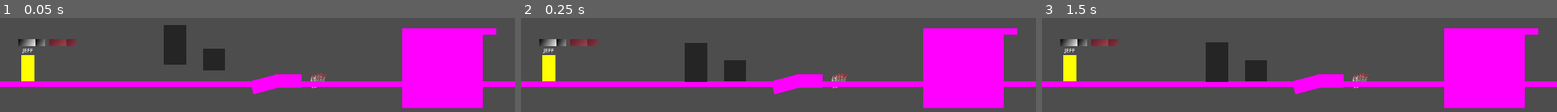
Above: before the commit, frames 1-3 (left to right).
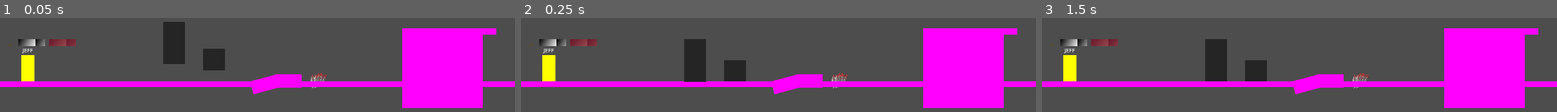
Above: after the commit, the same moments.

Repository: M4przybysz/Kamen-z-serca
Game: Godot game, scene res://src/test_elements/levels/programmers_playground.tscn
The game is run twice, just before and just after one commit, with the same random seed, the same clock (stepped at 60 frames per second) and the same inputs. This scene is started directly instead of the project's main scene.
Inputs (mouse positions are in pixels of both pictures, inside the frame that each line leads up to):
- Up to frame 1 (0.05 s): no input
- Up to frame 2 (0.25 s): no input
- Up to frame 3 (1.5 s): tap Enter at 0.5 s; move the mouse to (1273, 109) at 0.52 s; hold D (move_right) from 0.53 s (still down); tap E (action) at 0.6 s; tap Space (jump) at 0.77, 1.07, 1.25 s; tap Middle mouse button (throw) at 0.8, 1.35 s; move the mouse to (1454, 95) at 1.27 s

The runs differ from the first frame. In frame 1, 0.3% of the frame differs, in the area x 31-37%, y 4-50%; in frame 2, 0.3%; in frame 3, 0.3%.
Error in both runs: Invalid access to property or key 'global_position' on a base object of type 'null instance'. (res://src/enemies/mud_mummy/mud_mummy.gd:216)

Commit message:
FIxed feaathers and pillars

Diff:
--- a/game/src/enemies/mud_mummy/mud_mummy.tscn
+++ b/game/src/enemies/mud_mummy/mud_mummy.tscn
@@ -187,8 +187,8 @@
 }]
 
 [node name="MudMummy" type="CharacterBody2D"]
-collision_layer = 16
-collision_mask = 16
+collision_layer = 48
+collision_mask = 48
 script = ExtResource("1_ri1ep")
 
 [node name="Timers" type="Node" parent="."]
--- a/game/src/gameplay/gameplay.tscn
+++ b/game/src/gameplay/gameplay.tscn
@@ -16,7 +16,7 @@
 gameplay = NodePath("../../..")
 
 [node name="Player" parent="." instance=ExtResource("1_m47ch")]
-position = Vector2(20509, 2235)
+position = Vector2(14008, 1445)
 
 [node name="Camera2D" type="Camera2D" parent="Player"]
 position = Vector2(7.39098e-06, 1.50204e-05)
--- a/game/src/player/feather/feather.gd
+++ b/game/src/player/feather/feather.gd
@@ -5,28 +5,40 @@
 @onready var cooldown_timer: Timer = $CooldownTimer
 @onready var hitbox_collision: CollisionShape2D = $Hitbox/CollisionShape2D
 
-@export var flight_time:  = 1
-@export var cooldown: float = 2
+@export var flight_time: float = 1.0
+@export var cooldown: float = 2.0
 @export var speed: int = 550
 
 var isThrown: bool = false
 var isOnCooldown: bool = false
-var flight_direction = 1
+var flight_direction: int = 1
+var reset = false
 
 func _ready() -> void:
 	flight_timer.wait_time = flight_time
 	cooldown_timer.wait_time = cooldown
-	reset_fether()
+	visible = false
+	hitbox_collision.disabled = true
 
 func _process(delta: float) -> void:
-	if !isThrown:
-		pass
-	else:
+	if isThrown:
 		global_position.x += (flight_direction * speed - player.velocity.x) * delta
 		global_position.y -= player.velocity.y * delta
+		print(global_position)
 
-func throw(direction):
+	if reset:
+		global_position = player.global_position
+		isThrown = false
+		visible = false
+		hitbox_collision.disabled = true
+		reset = false
+
+func throw(direction: int) -> void:
+	if isOnCooldown:
+		return
+
 	flight_direction = direction
+	global_position = player.global_position  # Start from player position
 	visible = true
 	hitbox_collision.disabled = false
 	isThrown = true
@@ -35,20 +47,14 @@
 	cooldown_timer.start()
 
 func _on_flight_timer_timeout() -> void:
-	reset_fether()
 	flight_timer.stop()
+	reset = true
 
 func _on_cooldown_timer_timeout() -> void:
+	cooldown_timer.stop()
 	isOnCooldown = false
-	cooldown_timer.stop()
-	cooldown_timer.wait_time = cooldown
 
-func _on_hitbox_body_entered(_body: Node2D) -> void:
-	reset_fether()
-	flight_timer.stop()
-
-func reset_fether() -> void:
-	isThrown = false
-	visible = false
-	hitbox_collision.disabled = true
-	global_position = player.global_position
+func _on_hitbox_body_entered(body: Node2D) -> void:
+	if !body.is_in_group("player"):
+		flight_timer.stop()
+		reset = true
--- a/game/src/player/feather/feather.tscn
+++ b/game/src/player/feather/feather.tscn
@@ -15,7 +15,7 @@
 
 [node name="Hitbox" type="Area2D" parent="."]
 collision_layer = 4
-collision_mask = 53
+collision_mask = 52
 
 [node name="CollisionShape2D" type="CollisionShape2D" parent="Hitbox"]
 rotation = 1.5708
--- /dev/null
+++ b/game/src/templates/puzzles/pillar.gd
@@ -0,0 +1,24 @@
+extends RigidBody2D
+
+var left_check: bool = false
+var right_check: bool = false
+
+
+# Called every frame. 'delta' is the elapsed time since the previous frame.
+func _process(_delta: float) -> void:
+	if right_check && left_check:
+		freeze = true
+	else:
+		freeze = false
+
+func _on_left_check_body_entered(_body: Node2D) -> void:
+	left_check = true
+
+func _on_right_check_body_entered(_body: Node2D) -> void:
+	right_check = true
+
+func _on_left_check_body_exited(_body: Node2D) -> void:
+	left_check = false
+
+func _on_right_check_body_exited(_body: Node2D) -> void:
+	right_check = false
--- a/game/src/templates/puzzles/pillar.tscn
+++ b/game/src/templates/puzzles/pillar.tscn
@@ -1,34 +1,54 @@
-[gd_scene load_steps=2 format=3 uid="uid://h673kowl7hhg"]
+[gd_scene load_steps=5 format=3 uid="uid://dnc0aw0gl43a4"]
+
+[ext_resource type="Script" path="res://src/templates/puzzles/pillar.gd" id="1_mbvpu"]
 
 [sub_resource type="RectangleShape2D" id="RectangleShape2D_n0oo6"]
-size = Vector2(80, 80)
+size = Vector2(80, 160)
 
-[node name="PushableObject3" type="RigidBody2D" groups=["pushable_object"]]
-position = Vector2(17136, 1508)
+[sub_resource type="RectangleShape2D" id="RectangleShape2D_t8ytv"]
+size = Vector2(10, 140)
+
+[sub_resource type="RectangleShape2D" id="RectangleShape2D_gryhx"]
+size = Vector2(10, 140)
+
+[node name="Pillar" type="RigidBody2D" groups=["pushable_object"]]
 collision_layer = 32
 collision_mask = 32
 gravity_scale = 3.0
 lock_rotation = true
-continuous_cd = 2
+script = ExtResource("1_mbvpu")
 
 [node name="ColorRect" type="ColorRect" parent="."]
-offset_left = -39.0
-offset_top = -68.0
-offset_right = 41.0
-offset_bottom = 12.0
-scale = Vector2(1.04635, 1.85819)
+offset_left = -40.0
+offset_top = -80.0
+offset_right = 40.0
+offset_bottom = 80.0
 color = Color(0.144063, 0.144063, 0.144062, 1)
 metadata/_edit_use_anchors_ = true
 
 [node name="TextureRect" type="TextureRect" parent="."]
 offset_left = -40.0
-offset_top = -68.0
+offset_top = -80.0
 offset_right = 40.0
-offset_bottom = 12.0
-scale = Vector2(1.06665, 1.83618)
+offset_bottom = 80.0
 metadata/_edit_use_anchors_ = true
 
 [node name="CollisionShape2D2" type="CollisionShape2D" parent="."]
-position = Vector2(3, 6)
-scale = Vector2(1.00802, 1.82972)
 shape = SubResource("RectangleShape2D_n0oo6")
+
+[node name="LeftCheck" type="Area2D" parent="."]
+
+[node name="CollisionShape2D" type="CollisionShape2D" parent="LeftCheck"]
+position = Vector2(-45, 0)
+shape = SubResource("RectangleShape2D_t8ytv")
+
+[node name="RightCheck" type="Area2D" parent="."]
+
+[node name="CollisionShape2D" type="CollisionShape2D" parent="RightCheck"]
+position = Vector2(45, 0)
+shape = SubResource("RectangleShape2D_gryhx")
+
+[connection signal="body_entered" from="LeftCheck" to="." method="_on_left_check_body_entered"]
+[connection signal="body_exited" from="LeftCheck" to="." method="_on_left_check_body_exited"]
+[connection signal="body_entered" from="RightCheck" to="." method="_on_right_check_body_entered"]
+[connection signal="body_exited" from="RightCheck" to="." method="_on_right_check_body_exited"]
Not shown: 1 places in game/src/levels/alfa/alfa_v1.tscn that only renumber resources
